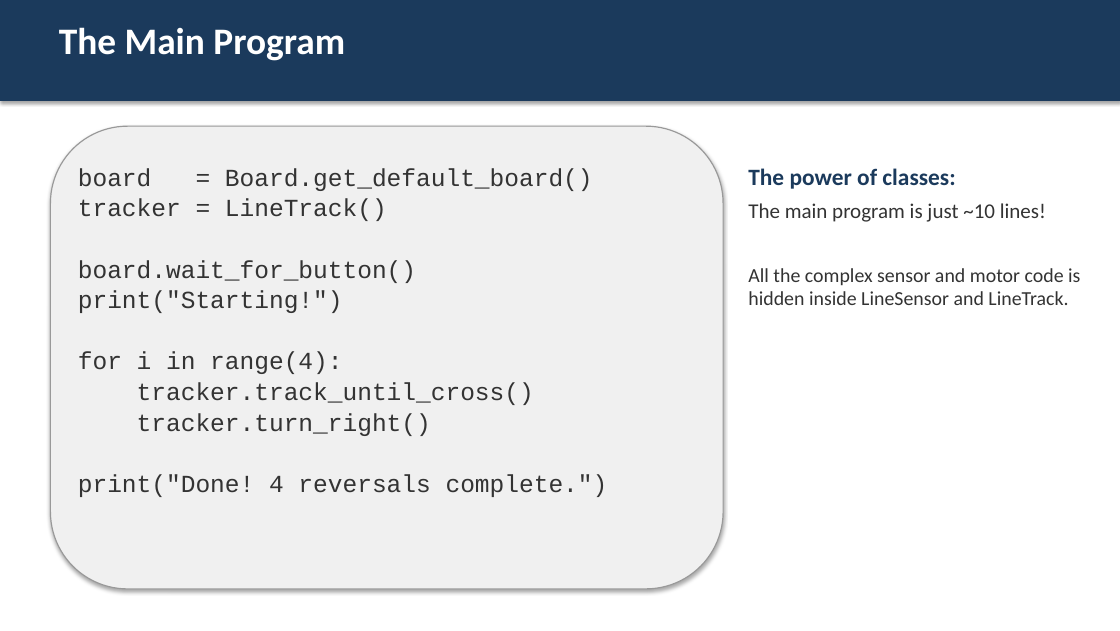
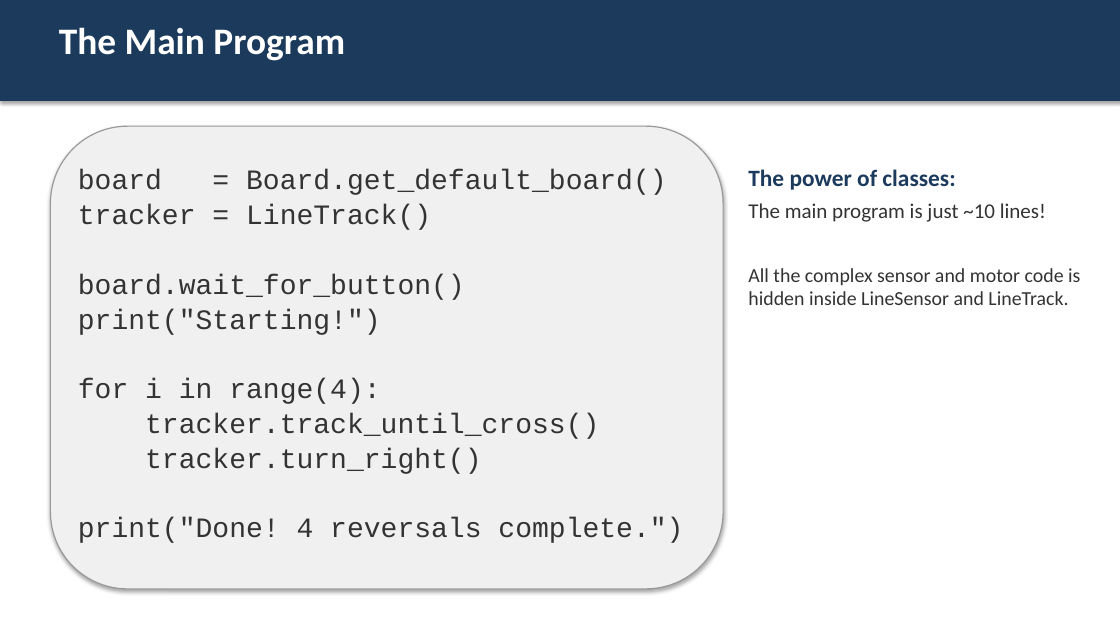
Before and after one commit to bradamiller/IntoToPython, a slide deck: slide 5 of module-02-line-tracking/slides/10-final-project.pptx. Drawn at 1120x631 pixels with LibreOffice and Linux fonts; fonts in the diff are those of the drawing. Boxes give left, top, right and bottom in pixels: in the first picture for what was removed or moved away, otherwise in the second. Text is boxed around its words. In the diff, an @@ line names an element or a change of style, - is before the commit and + after.

```diff
--- a/module-02-line-tracking/slides/10-final-project.pptx
+++ b/module-02-line-tracking/slides/10-final-project.pptx
@@ text "board = Board.get_default_board()" at (78,170,667,538): size 21 to 24 pt @@
```
Also in this commit, not shown: 6 other slides changed, 4 other files.
